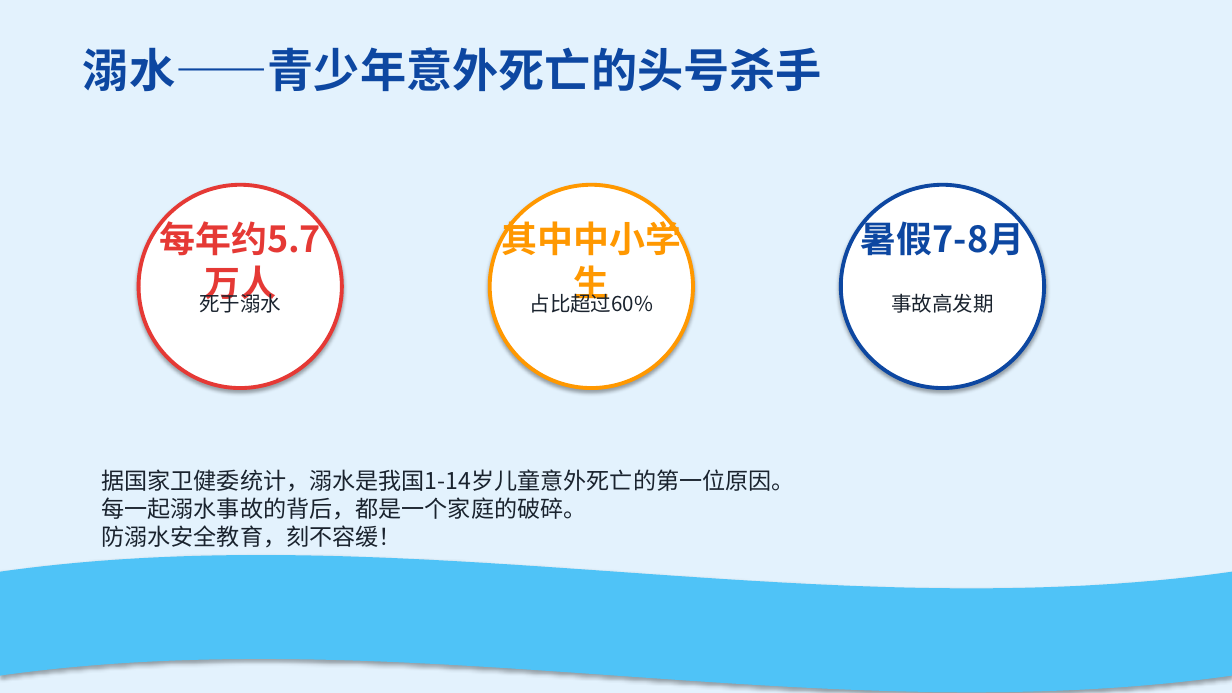
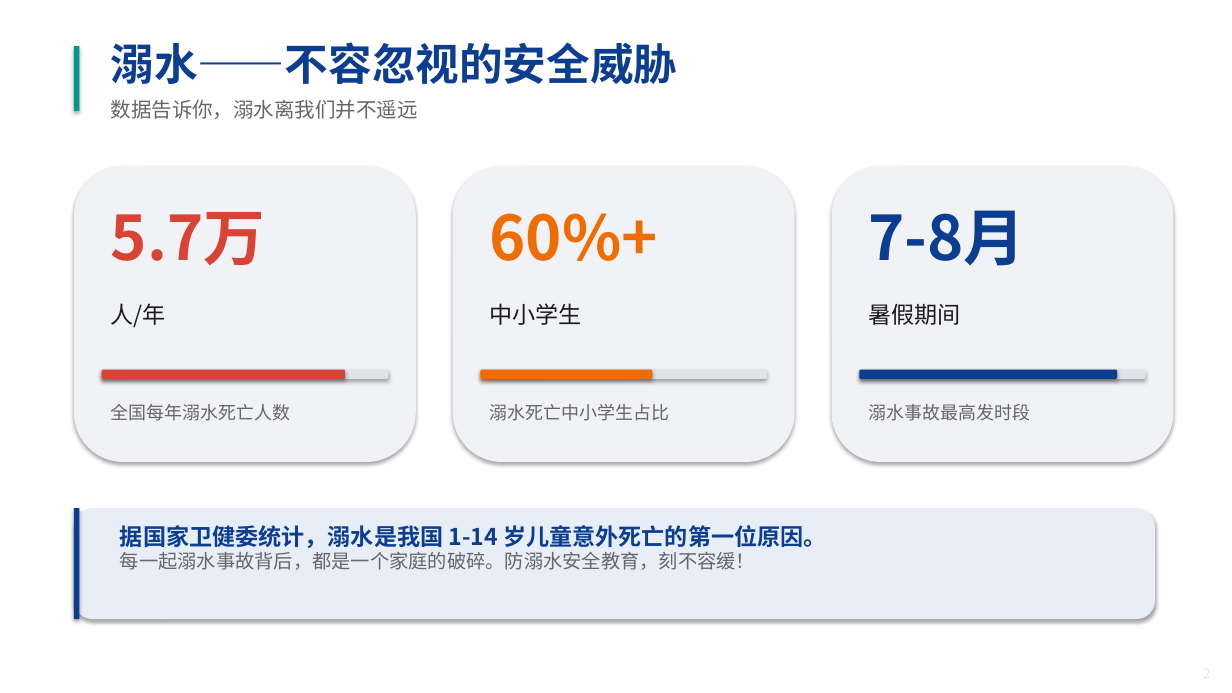
Before and after one commit to ljh010704/test-git-link, a slide deck: slide 2 of 暑假防溺水安全教育.pptx. Drawn at 1232x693 pixels with LibreOffice and Linux fonts; fonts in the diff are those of the drawing. Boxes give left, top, right and bottom in pixels: in the first picture for what was removed or moved away, otherwise in the second. Text is boxed around its words. In the diff, an @@ line names an element or a change of style, - is before the commit and + after.

Commit message:
精美版防溺水PPT：10页，现代几何风格，渐变深色主题，适合初中生

```diff
--- a/暑假防溺水安全教育.pptx
+++ b/暑假防溺水安全教育.pptx
@@ background #E3F2FD to #FFFFFF @@
@@ rectangle added at bbox=[74, 46, 79, 111], fill #009688 @@
@@ text at bbox=[111, 42, 678, 84]: text changed; size 36 to 34 pt; text colour #0D47A1 to #0B3D91 @@
-溺水——青少年意外死亡的头号杀手
+溺水——不容忽视的安全威胁
@@ text added at bbox=[111, 100, 418, 119], 16 pt, text #666666 @@
+数据告诉你，溺水离我们并不遥远
@@ rounded rectangle added at bbox=[74, 166, 416, 462], fill #F0F2F5 @@
@@ rounded rectangle added at bbox=[453, 166, 795, 462], fill #F0F2F5 @@
@@ rounded rectangle added at bbox=[832, 166, 1174, 462], fill #F0F2F5 @@
@@ ellipse removed at bbox=[139, 185, 342, 388] @@
@@ ellipse removed at bbox=[490, 185, 693, 388] @@
@@ ellipse removed at bbox=[841, 185, 1044, 388] @@
@@ text added at bbox=[111, 212, 265, 265], 48 pt, text #D84335, bold @@
+5.7万
@@ text removed at bbox=[159, 216, 321, 256] @@
-每年约5.7万人
@@ text added at bbox=[490, 213, 658, 261], 48 pt, text #EF6C00, bold @@
+60%+
@@ text at bbox=[868, 210, 1025, 266]: text changed; size 28 to 48 pt; text colour #0D47A1 to #0B3D91 @@
-暑假7-8月
+7-8月
@@ text removed at bbox=[199, 291, 281, 313] @@
-死于溺水
@@ text removed at bbox=[530, 291, 654, 313] @@
-占比超过60%
@@ text added at bbox=[111, 303, 166, 327], 18 pt, text #1B1B1B @@
+人/年
@@ text at bbox=[490, 303, 582, 325]: text changed; size 28 to 18 pt; text colour #FF9800 to #1B1B1B; bold off @@
-其中中小学生
+中小学生
@@ text added at bbox=[868, 304, 960, 325], 18 pt, text #1B1B1B @@
+暑假期间
@@ rounded rectangle added at bbox=[102, 370, 388, 379], fill #E0E4E8 @@
@@ rounded rectangle added at bbox=[102, 370, 345, 379], fill #D84335 @@
@@ rounded rectangle added at bbox=[481, 370, 767, 379], fill #E0E4E8 @@
@@ rounded rectangle added at bbox=[481, 370, 653, 379], fill #EF6C00 @@
@@ rounded rectangle added at bbox=[860, 370, 1146, 379], fill #E0E4E8 @@
@@ rounded rectangle added at bbox=[860, 370, 1117, 379], fill #0B3D91 @@
@@ text added at bbox=[111, 404, 291, 421], 14 pt, text #666666 @@
+全国每年溺水死亡人数
@@ text added at bbox=[490, 404, 670, 421], 14 pt, text #666666 @@
+溺水死亡中小学生占比
@@ text at bbox=[868, 404, 1030, 421]: text changed; size 16 to 14 pt; text colour #1A232E to #666666 @@
-事故高发期
+溺水事故最高发时段
@@ rounded rectangle added at bbox=[74, 508, 1155, 619], fill #E8EEF7 @@
@@ rectangle added at bbox=[74, 508, 79, 619], fill #0B3D91 @@
@@ text at bbox=[120, 525, 826, 570]: text changed; size 18 to 15 pt; text colour #1A232E to #666666 @@
-据国家卫健委统计，溺水是我国1-14岁儿童意外死亡的第一位原因。
-每一起溺水事故的背后，都是一个家庭的破碎。
-防溺水安全教育，刻不容缓！
+据国家卫健委统计，溺水是我国 1-14 岁儿童意外死亡的第一位原因。
+每一起溺水事故背后，都是一个家庭的破碎。防溺水安全教育，刻不容缓！
@@ wave removed at bbox=[0, 555, 1232, 693] @@
```
Also in this commit, not shown: 8 other slides changed, 1 slide added, 1 other file.
